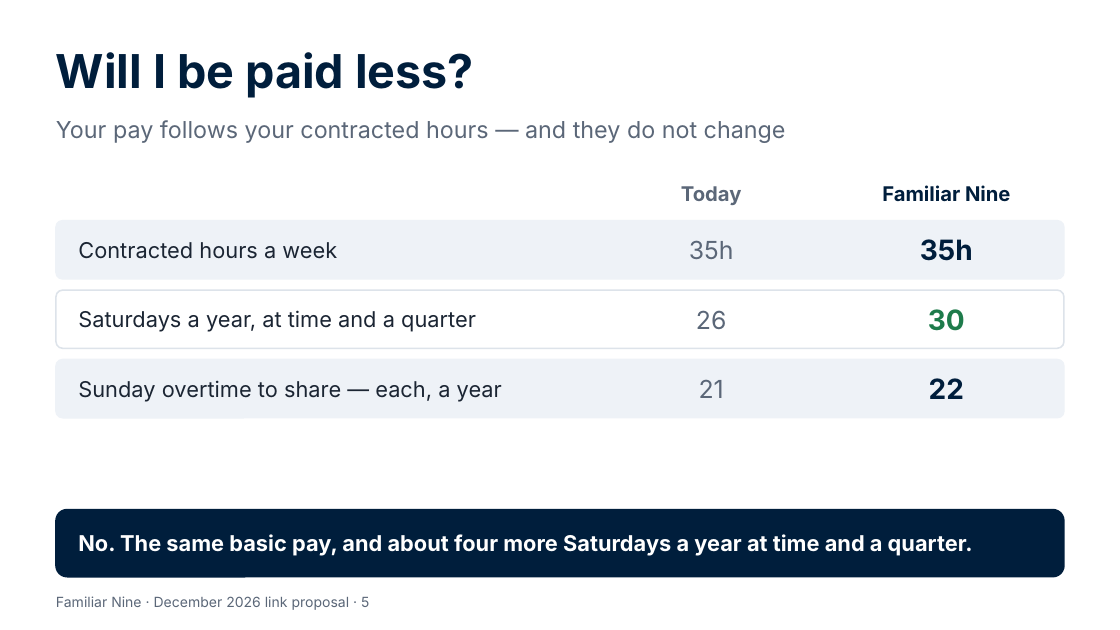
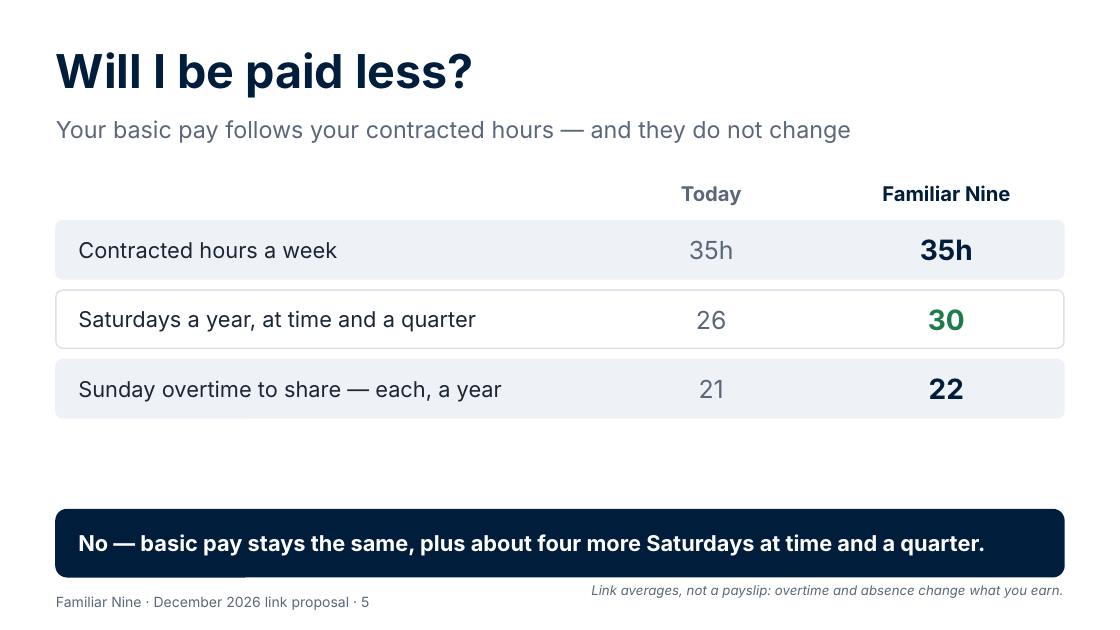
Before and after one commit to Garethdavidmiller/roster-app, a slide deck: slide 5 of docs/proposals/presentations/Familiar-Nine-for-colleagues.pptx. Drawn at 1120x630 pixels with LibreOffice and Linux fonts; fonts in the diff are those of the drawing. Boxes give left, top, right and bottom in pixels: in the first picture for what was removed or moved away, otherwise in the second. Text is boxed around its words. In the diff, an @@ line names an element or a change of style, - is before the commit and + after.

```diff
--- a/docs/proposals/presentations/Familiar-Nine-for-colleagues.pptx
+++ b/docs/proposals/presentations/Familiar-Nine-for-colleagues.pptx
@@ text at (x1=56, y1=120, x2=851, y2=143): text changed @@
-Your pay follows your contracted hours — and they do not change
+Your basic pay follows your contracted hours — and they do not change
@@ text at (x1=78, y1=534, x2=985, y2=556): text changed @@
-No. The same basic pay, and about four more Saturdays a year at time and a quarter.
+No — basic pay stays the same, plus about four more Saturdays at time and a quarter.
@@ text added at (x1=591, y1=585, x2=1064, y2=598), 8.5 pt, text #5B6778, italic @@
+Link averages, not a payslip: overtime and absence change what you earn.
```
Also in this commit, not shown: 5 other slides changed, 5 other files.
